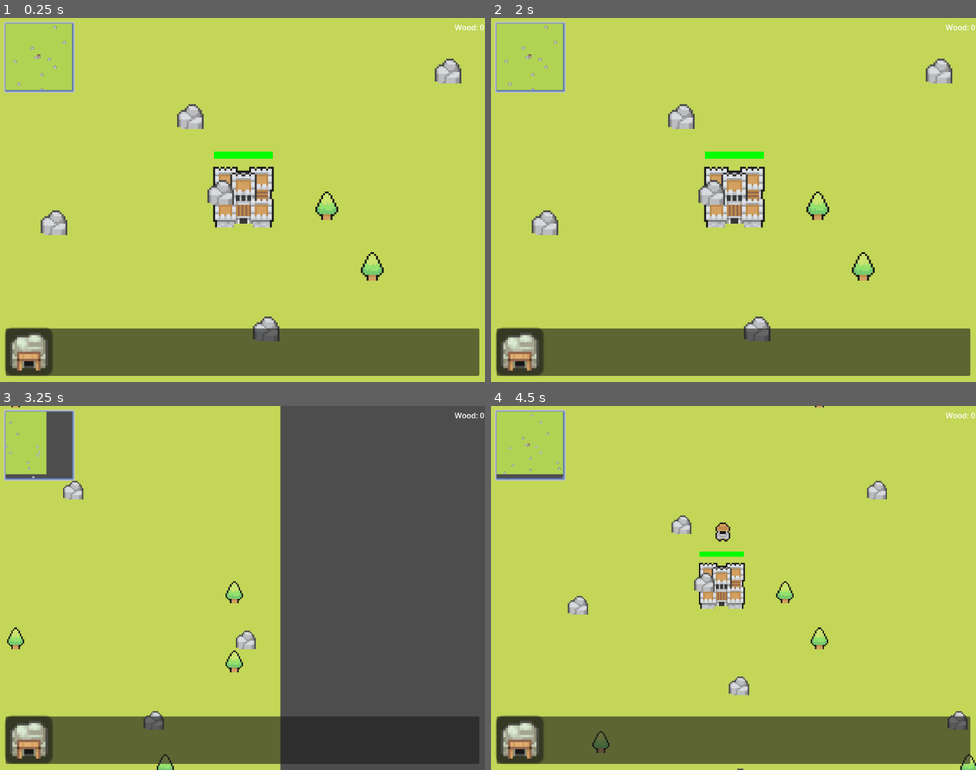
Above: before the commit, frames 1-4 (two rows, left to right).
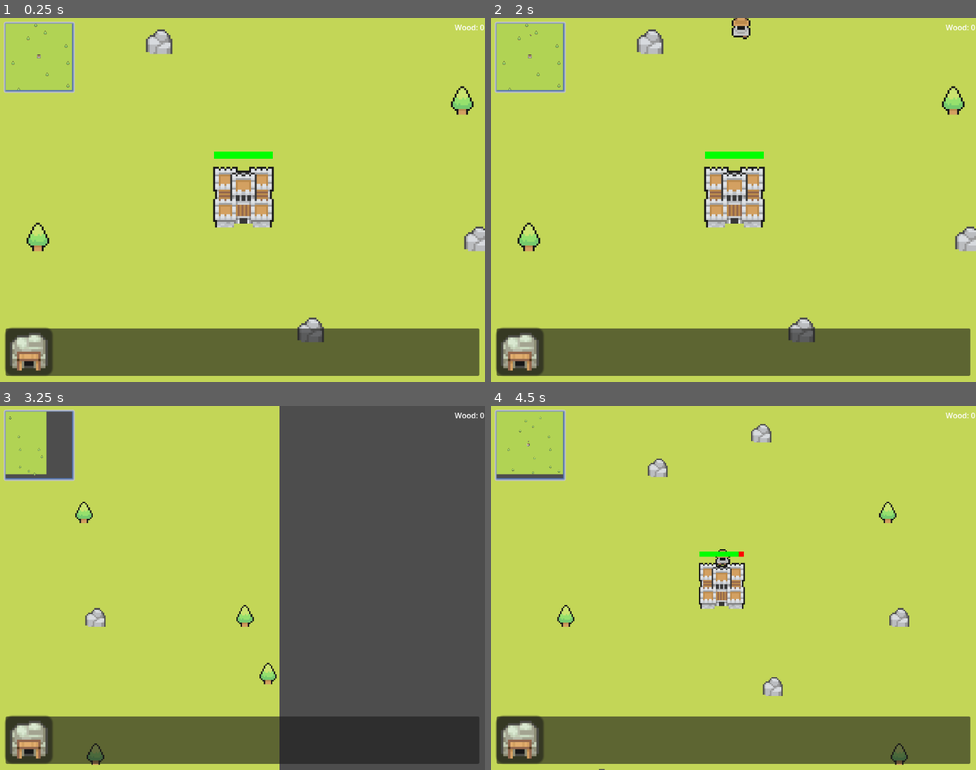
Above: after the commit, the same moments.

Repository: MSchablinger/CastleIO
Game: Godot game, scene res://world.tscn
Two runs of this game, one before a commit and one after it. Both use one fixed random seed, a clock stepped at 60 frames per second and the inputs below.
Inputs (mouse positions are in pixels of both pictures, inside the frame that each line leads up to):
- Up to frame 1 (0.25 s): no input
- Up to frame 2 (2 s): tap Enter at 0.5 s; drag from (520, 352) to (864, 265) at 0.52 s; tap Space at 1.25 s; drag from (636, 218) to (864, 265) at 1.27 s
- Up to frame 3 (3.25 s): move the mouse to (291, 507) at 2.02 s; hold Right (ui_right) 2.03-2.75 s; tap Mouse wheel down (WheelDown) at 2.1 s; click (291, 507) at 2.17 s; drag from (218, 660) to (24, 638) at 2.77 s
- Up to frame 4 (4.5 s): tap Enter at 3.5 s; move the mouse to (879, 642) at 3.52 s; press the mouse at (879, 642) at 3.53 s; hold Left (ui_left) 3.53-4.25 s; release the mouse at (879, 642) at 4.25 s; drag from (588, 533) to (592, 740) at 4.27 s

The runs differ from the first frame. In frame 1, 3.3% of the frame differs, in the area x 2-100%, y 1-89%; in frame 2, 3.5%, in the area x 2-100%, y 0-89%; in frame 3, 1.9%; in frame 4, 2.8%.

Commit message:
Path finding

Diff:
--- a/UI/SubViewport.gd
+++ b/UI/SubViewport.gd
@@ -31,9 +31,8 @@
 
 	houses_world_node = root_world_window.get_node("World/Houses")
 	units_world_node = root_world_window.get_node("World/Units")
-	objects_world_node = root_world_window.get_node("World/Objects")
+	objects_world_node = root_world_window.get_node("World/NavigationRegion2D")
 	resources_world_node = root_world_window.get_node("World/Resources")
-
 
 func update_camera():
 	camera.position = camera_world_node.position / 2
--- a/World Objects/rock.tscn
+++ b/World Objects/rock.tscn
@@ -26,3 +26,9 @@
 [node name="CollisionShape2D" type="CollisionShape2D" parent="."]
 position = Vector2(0, -6)
 shape = SubResource("RectangleShape2D_tycl7")
+
+[node name="NavigationObstacle2D" type="NavigationObstacle2D" parent="."]
+position = Vector2(0, -3.5)
+radius = 25.0
+vertices = PackedVector2Array(-10, -15, 10, -15, 10, 5, -10, 5)
+affect_navigation_mesh = true
--- a/World Objects/tree.tscn
+++ b/World Objects/tree.tscn
@@ -25,3 +25,9 @@
 [node name="CollisionShape2D" type="CollisionShape2D" parent="."]
 position = Vector2(0, -7.5)
 shape = SubResource("RectangleShape2D_s11cc")
+
+[node name="NavigationObstacle2D" type="NavigationObstacle2D" parent="."]
+position = Vector2(0, -5)
+radius = 25.0
+vertices = PackedVector2Array(10, -18, 10, 8, -10, 8, -10, -18)
+affect_navigation_mesh = true
--- a/gold_mine_panel.gd
+++ b/gold_mine_panel.gd
@@ -19,7 +19,6 @@
 			#button left down and dragging
 			if get_child_count() > 1:
 				get_child(1).global_position = event.global_position
-				var mapPath = get_tree().get_root().get_node("World/Grass")
 				var targets = get_child(1).get_node("Area2D").get_overlapping_bodies()
 				if (targets.size() > 1):
 					get_child(1).get_node("Area2D").modulate = Color(255,255,255)
--- a/Objects.gd
+++ b/navigation_region_2d.gd
@@ -1,4 +1,4 @@
-extends Node2D
+extends NavigationRegion2D
 
 var tree: PackedScene = preload("res://World Objects/tree.tscn")
 var rock: PackedScene = preload("res://World Objects/rock.tscn")
@@ -6,6 +6,7 @@
 
 func _ready():
 	init_resources()
+	bake_navigation_polygon()
 
 func init_resources() -> void:
 	for pos: Vector2i in get_random_positions(10):
@@ -16,9 +17,6 @@
 		var rock_instance: StaticBody2D = rock.instantiate()
 		rock_instance.set_position(Game.tile_size * pos)
 		add_child(rock_instance)
-	var mini_map_node: SubViewport = get_tree().get_root().get_node("World/UI/MiniMap/SubViewportContainer/SubViewport")
-	mini_map_node.update_trees()
-	mini_map_node.update_rocks()
 
 func get_random_positions(amount: int) -> Array:
 	var positions: Array = []
--- a/unit/peasant.gd
+++ b/unit/peasant.gd
@@ -2,86 +2,72 @@
 
 @export var speed: float = 100.0  # Movement speed of the enemy
 @export var attack_damage: int = 10  # Damage dealt to the building per attack
-@export var attack_interval: float = 1.0  # Time between attacks (in seconds)
+@export var attack_interval: float = 3.0  # Time between attacks (in seconds)
 
 # Internal variables
 var target_position: Vector2
 var can_attack: bool = true
 
 # Reference to the building (StaticBody2D)
-@onready var building = get_parent().get_node("Houses/CastleKeep")  # Adjust the path as needed
+@onready var building = get_parent().get_parent().get_node("Houses/CastleKeep")
+@onready var animation_sprite = $AnimatedSprite2D
+@onready var navigation = $NavigationAgent2D
 
 func _ready():
-	target_position = building.global_position
+	if building:
+		target_position = building.global_position
 
 func _physics_process(delta: float):
-	var direction = (target_position - global_position).normalized()
-	if not is_close_to_target():
+	if building and not building.is_queued_for_deletion():
+		navigation.target_position = building.global_position
+	if NavigationServer2D.map_get_iteration_id(navigation.get_navigation_map()) > 0:
+		if navigation.is_target_reachable() and !navigation.is_target_reached():
+			move_along_path(delta)
+		else:
+			velocity = Vector2.ZERO
+			play_animation("idle")
+			if can_attack and is_close_to_target():
+				attack_building()
+
+
+func move_along_path(delta: float):
+	var next_point = navigation.get_next_path_position()
+	if global_position.distance_to(next_point) > 1.0:
+		var direction = (next_point - global_position).normalized()
 		velocity = direction * speed
-		if direction.y == 0:
-			if direction.x > 0:
-				$AnimatedSprite2D.animation = "right"
-			elif direction.x < 0:
-				$AnimatedSprite2D.animation = "left"
-			else:
-				$AnimatedSprite2D.animation = "idle"
-		elif direction.x == 0:
-			if direction.y > 0:
-				$AnimatedSprite2D.animation = "up"
-			elif direction.y < 0:
-				$AnimatedSprite2D.animation = "down"
-			else:
-				$AnimatedSprite2D.animation = "idle"
-		else:
-			if abs(direction.x) > abs(direction.y):
-				if direction.x > 0:
-					$AnimatedSprite2D.animation = "right"
-				else:
-					$AnimatedSprite2D.animation = "left"
-			else:
-				if direction.y > 0:
-					$AnimatedSprite2D.animation = "down"
-				else:
-					$AnimatedSprite2D.animation = "up"
-		$AnimatedSprite2D.play()
+		play_movement_animation(direction)
 		move_and_slide()
 	else:
 		velocity = Vector2.ZERO
-		$AnimatedSprite2D.animation = "idle"
-		if can_attack:
-			if direction.y == 0:
-				if direction.x > 0:
-					$AnimatedSprite2D.animation = "attack_right"
-				elif direction.x < 0:
-					$AnimatedSprite2D.animation = "attack_left"
-				else:
-					$AnimatedSprite2D.animation = "idle"
-			elif direction.x == 0:
-				if direction.y > 0:
-					$AnimatedSprite2D.animation = "attack_up"
-				elif direction.y < 0:
-					$AnimatedSprite2D.animation = "attack_down"
-				else:
-					$AnimatedSprite2D.animation = "idle"
-			else:
-				if abs(direction.x) > abs(direction.y):
-					if direction.x > 0:
-						$AnimatedSprite2D.animation = "attack_right"
-					else:
-						$AnimatedSprite2D.animation = "attack_left"
-				else:
-					if direction.y > 0:
-						$AnimatedSprite2D.animation = "attack_down"
-					else:
-						$AnimatedSprite2D.animation = "attack_up"
-			attack_building()
-
-func is_close_to_target() -> bool:
-	return global_position.distance_to(target_position) < 40.0  # Adjust the distance as needed
 
 func attack_building():
 	if building != null and not building.is_queued_for_deletion() and building.has_method("apply_damage"):
 		building.apply_damage(attack_damage)
+		play_animation(get_attack_animation())
 		can_attack = false
 		await get_tree().create_timer(attack_interval).timeout
 		can_attack = true
+
+func is_close_to_target() -> bool:
+	return global_position.distance_to(target_position) < 40.0
+
+func play_animation(animation_name: String):
+	if animation_sprite.animation != animation_name:
+		animation_sprite.play(animation_name)
+
+func play_movement_animation(direction: Vector2):
+	if abs(direction.x) > abs(direction.y):
+		if direction.x > 0:
+			play_animation("right")
+		else:
+			play_animation("left")
+	else:
+		if direction.y > 0:
+			play_animation("down")
+		else:
+			play_animation("up")
+func get_attack_animation() -> String:
+	if abs(velocity.x) > abs(velocity.y):
+		return "attack_right" if velocity.x > 0 else "attack_left"
+	else:
+		return "attack_down" if velocity.y > 0 else "attack_up"
--- a/unit/peasant.tscn
+++ b/unit/peasant.tscn
@@ -255,6 +255,7 @@
 }]
 
 [sub_resource type="RectangleShape2D" id="RectangleShape2D_dhjui"]
+size = Vector2(10, 12)
 
 [node name="Peasant" type="CharacterBody2D"]
 scale = Vector2(2, 2)
@@ -262,9 +263,11 @@
 
 [node name="AnimatedSprite2D" type="AnimatedSprite2D" parent="."]
 sprite_frames = SubResource("SpriteFrames_5oxf5")
-animation = &"attack_down"
-frame = 2
-frame_progress = 0.605946
+animation = &"idle"
 
 [node name="CollisionShape2D" type="CollisionShape2D" parent="."]
 shape = SubResource("RectangleShape2D_dhjui")
+
+[node name="NavigationAgent2D" type="NavigationAgent2D" parent="."]
+target_desired_distance = 40.0
+avoidance_enabled = true
--- a/world.tscn
+++ b/world.tscn
@@ -1,12 +1,17 @@
-[gd_scene load_steps=10 format=3 uid="uid://k8ftx0qfbnv5"]
+[gd_scene load_steps=11 format=3 uid="uid://k8ftx0qfbnv5"]
 
 [ext_resource type="Script" path="res://world.gd" id="1_kstvi"]
 [ext_resource type="Texture2D" uid="uid://i10bximvko5u" path="res://images/MiniWorldSprites/Ground/TexturedGrass.png" id="2_3qorf"]
+[ext_resource type="Script" path="res://navigation_region_2d.gd" id="2_qsl8b"]
 [ext_resource type="Script" path="res://UI/Camera.gd" id="3_tb6tp"]
 [ext_resource type="PackedScene" uid="uid://bg2ohhatacu6c" path="res://UI/ui.tscn" id="5_v8451"]
 [ext_resource type="PackedScene" uid="uid://cevjtc14h54s7" path="res://unit/peasant.tscn" id="6_4rtpu"]
-[ext_resource type="Script" path="res://Objects.gd" id="6_enffx"]
 [ext_resource type="PackedScene" uid="uid://ds8keryh4mlvy" path="res://Houses/castle_keep.tscn" id="6_w36ft"]
+
+[sub_resource type="NavigationPolygon" id="NavigationPolygon_1fex8"]
+vertices = PackedVector2Array(1081, -38.0234, 1081, 817.969, -56.7422, 815.023, -35.2422, -40.9688)
+polygons = Array[PackedInt32Array]([PackedInt32Array(0, 1, 2, 3)])
+outlines = Array[PackedVector2Array]([PackedVector2Array(-45, -51, 1091, -48, 1091, 828, -67, 825)])
 
 [sub_resource type="TileSetAtlasSource" id="TileSetAtlasSource_t20aj"]
 resource_name = "Grass"
@@ -25,9 +30,15 @@
 y_sort_enabled = true
 script = ExtResource("1_kstvi")
 
-[node name="Grass" type="TileMap" parent="."]
+[node name="NavigationRegion2D" type="NavigationRegion2D" parent="."]
+position = Vector2(-1, 1)
+navigation_polygon = SubResource("NavigationPolygon_1fex8")
+script = ExtResource("2_qsl8b")
+
+[node name="Grass" type="TileMap" parent="NavigationRegion2D"]
 tile_set = SubResource("TileSet_1eghi")
 format = 2
+layer_0/z_index = -1
 layer_0/tile_data = PackedInt32Array(65538, 1, 0, 65539, 1, 0, 131076, 1, 0, 131077, 1, 0, 196613, 1, 0, 196614, 1, 0,  …(44643 unchanged characters)…
 
 [node name="Camera" type="Camera2D" parent="."]
@@ -41,9 +52,8 @@
 [node name="Units" type="Node2D" parent="."]
 y_sort_enabled = true
 
-[node name="Objects" type="Node2D" parent="."]
-y_sort_enabled = true
-script = ExtResource("6_enffx")
+[node name="Peasant" parent="Units" instance=ExtResource("6_4rtpu")]
+position = Vector2(532, 13)
 
 [node name="Houses" type="Node2D" parent="."]
 y_sort_enabled = true
@@ -52,6 +62,3 @@
 position = Vector2(520, 392)
 
 [node name="Resources" type="Node2D" parent="."]
-
-[node name="Peasant" parent="." instance=ExtResource("6_4rtpu")]
-position = Vector2(532, 13)
